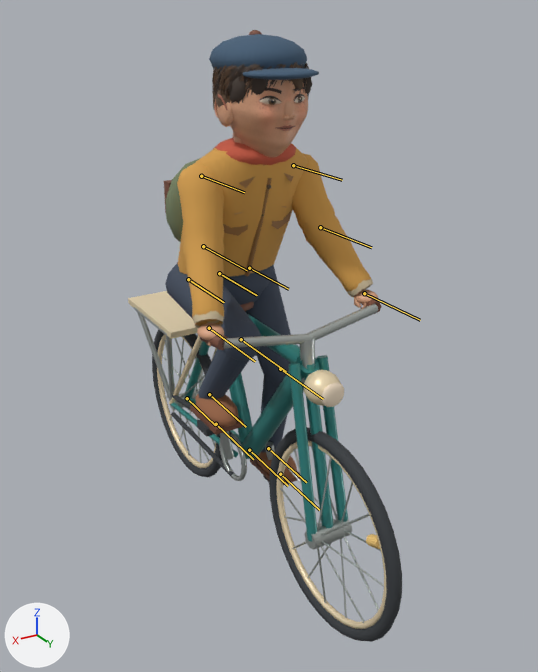
Before and after pictures for a commit that changed the glTF model src/apps/iygtw/main.resources/roadster.glb.
Rendered twice from a 50 mm lens placed at (1.19, 2.15, 1.91), pointed at (-0.06, 0.06, 0.87). Every picture has the same lights, and +X, +Y and +Z are marked at lower left. The first picture is the older version. The bones that change, and the others that lie on the model, are drawn over the model as lines.

Names of what the first picture shows: 'Boy, roadster and canvas bag'.
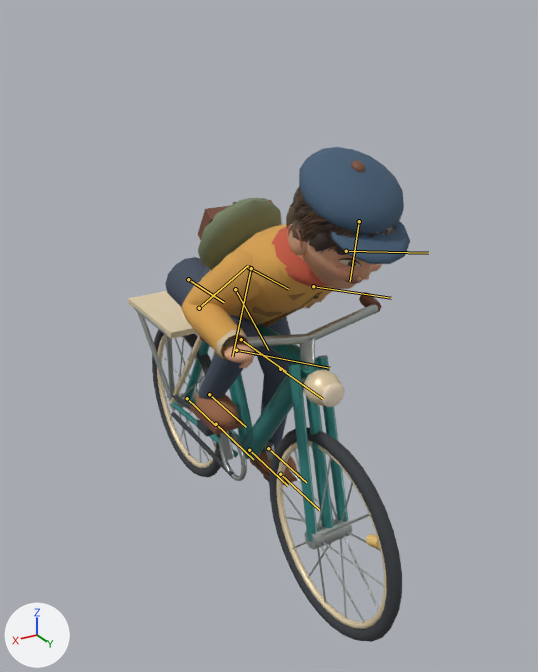
The newer file adds an action. The first version stands in its rest pose; the second is drawn at frame 9 of the action 'Brace'.

What differs and where, as boxes (x1, y1, x2, y2) in the pictures (538 x 672 px):
'Boy, roadster and canvas bag', posed (19% shorter): before (128, 30, 402, 642); after (128, 147, 410, 642)
bone 'Body', root to tip: before (219, 273) to (257, 295); after (235, 289) to (268, 350)
bone 'LForearm', root to tip: before (320, 227) to (371, 247); after (359, 221) to (350, 281)
bone 'LHand', root to tip: before (364, 293) to (420, 320); after (313, 286) to (391, 298)
bone 'LUpperArm', root to tip: before (293, 165) to (342, 180); after (346, 251) to (428, 253)
bone 'RForearm', root to tip: before (203, 246) to (247, 270); after (199, 308) to (248, 265)
bone 'RHand', root to tip: before (209, 328) to (255, 361); after (236, 350) to (329, 368)
bone 'RUpperArm', root to tip: before (201, 176) to (244, 192); after (251, 268) to (232, 356)

What changed in the scene script:
```text
Change bone_body:
    where bone_body = bpy.data.objects['Rider rig'].pose.bones['Body']  # child of 'Root'
    bone_body.location: (0.0, 0.0, 0.0) -> (0.0, 0.12, -0.025)
    bone_body.rotation_quaternion: (1.0, 0.0, 0.0, 0.0) -> (0.959, -0.284, 0.0, 0.0)  # degrees (0, 0, 0) -> degrees (-33, 0, 0)
Change bone_lforearm:
    where bone_lforearm = bpy.data.objects['Rider rig'].pose.bones['LForearm']  # child of 'Root'
    bone_lforearm.location: (0.0, 0.0, 0.0) -> (-0.113, 0.062, 0.019)
    bone_lforearm.rotation_quaternion: (1.0, 0.0, 0.0, 0.0) -> (0.823, -0.378, -0.383, -0.184)  # degrees (0, 0, 0) -> degrees (-49, -50, -1)
Change bone_lhand:
    where bone_lhand = bpy.data.objects['Rider rig'].pose.bones['LHand']  # child of 'Root'
    bone_lhand.location: (0.0, 0.0, 0.0) -> (0.107, -0.146, 0.0)
    bone_lhand.rotation_quaternion: (1.0, 0.0, 0.0, 0.0) -> (0.955, 0.0, 0.0, 0.296)  # degrees (0, 0, 0) -> degrees (0, 0, 34)
Change bone_lupperarm:
    where bone_lupperarm = bpy.data.objects['Rider rig'].pose.bones['LUpperArm']  # child of 'Root'
    bone_lupperarm.location: (0.0, 0.0, 0.0) -> (0.0, 0.308, -0.216)
    bone_lupperarm.rotation_quaternion: (1.0, 0.0, 0.0, 0.0) -> (0.599, -0.424, 0.561, 0.383)  # degrees (0, 0, 0) -> degrees (-82, 85, -12)
Change bone_rforearm:
    where bone_rforearm = bpy.data.objects['Rider rig'].pose.bones['RForearm']  # child of 'Root'
    bone_rforearm.location: (0.0, 0.0, 0.0) -> (0.062, 0.081, -0.165)
    bone_rforearm.rotation_quaternion: (1.0, 0.0, 0.0, 0.0) -> (0.927, 0.354, -0.005, 0.123)  # degrees (0, 0, 0) -> degrees (41, -5, 13)
Change bone_rhand:
    where bone_rhand = bpy.data.objects['Rider rig'].pose.bones['RHand']  # child of 'Root'
    bone_rhand.location: (0.0, 0.0, 0.0) -> (0.006, 0.181, 0.0)
    bone_rhand.rotation_quaternion: (1.0, 0.0, 0.0, 0.0) -> (0.955, 0.0, 0.0, 0.296)  # degrees (0, 0, 0) -> degrees (0, 0, 34)
Change bone_rupperarm:
    where bone_rupperarm = bpy.data.objects['Rider rig'].pose.bones['RUpperArm']  # child of 'Root'
    bone_rupperarm.location: (0.0, 0.0, 0.0) -> (0.0, 0.308, -0.216)
    bone_rupperarm.rotation_quaternion: (1.0, 0.0, 0.0, 0.0) -> (0.843, -0.467, -0.172, -0.202)  # degrees (0, 0, 0) -> degrees (-55, -29, -12)
```
